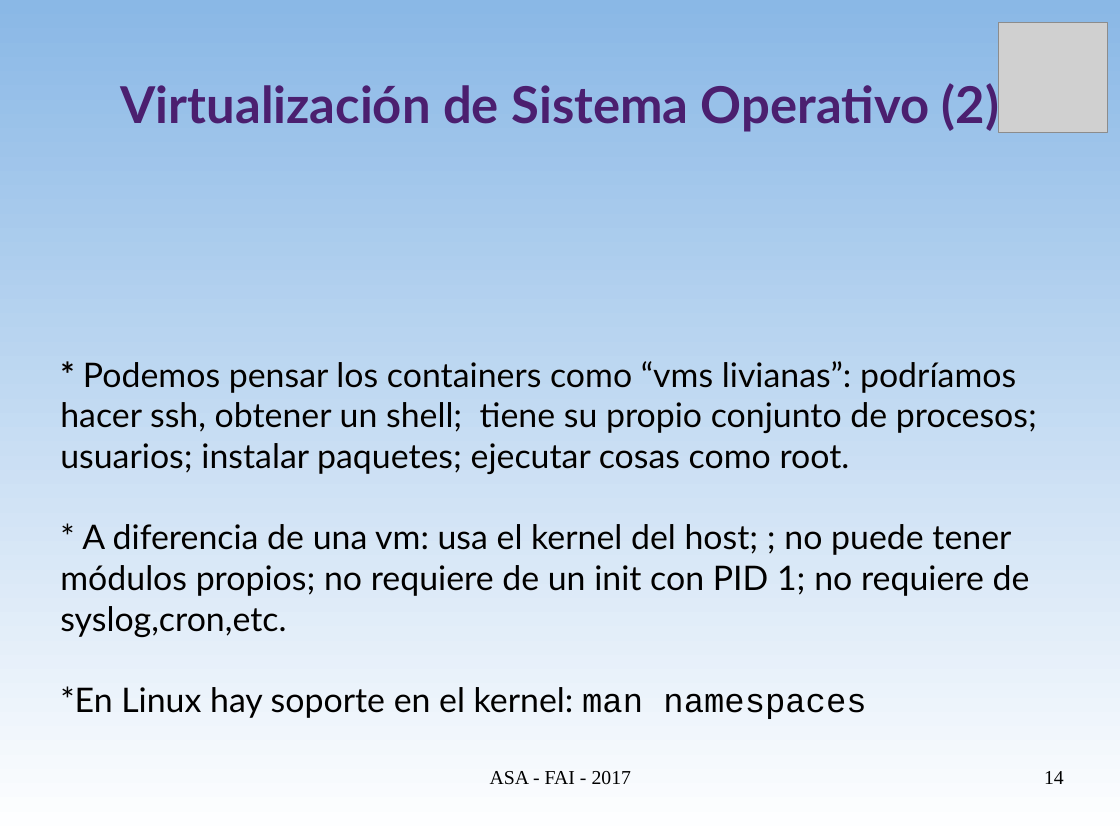
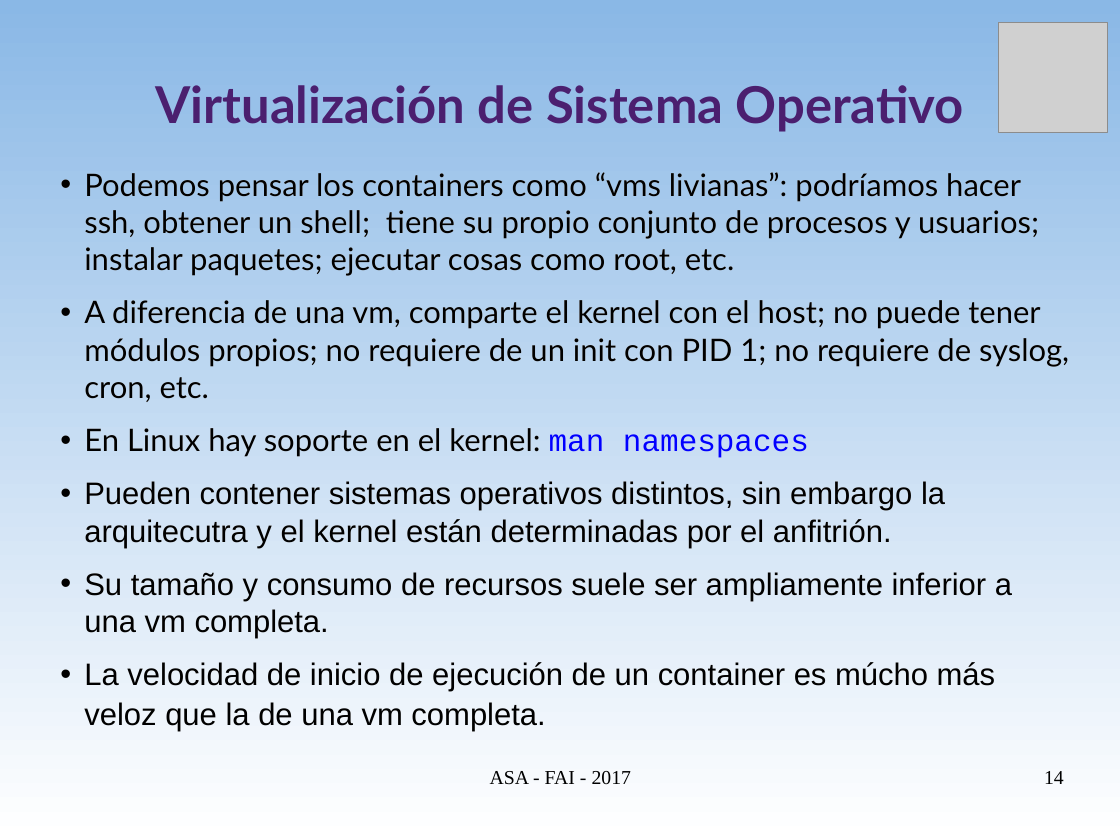
Before and after one commit to niniadcobre/asa, a slide deck: slide 14 of clases/ASA-virt.odp. Drawn at 1120x840 pixels with LibreOffice and Linux fonts; fonts in the diff are those of the drawing; grey boxes stand for pictures. Boxes give left, top, right and bottom in pixels: in the first picture for what was removed or moved away, otherwise in the second. Text is boxed around its words. In the diff, an @@ line names an element or a change of style, - is before the commit and + after.

```diff
--- a/clases/ASA-virt.odp
+++ b/clases/ASA-virt.odp
@@ title at bbox=[155, 85, 965, 132]: text changed @@
-Virtualización de Sistema Operativo (2)
+Virtualización de Sistema Operativo
@@ text at bbox=[84, 172, 1069, 732]: text changed; size 24 to 22 pt @@
-* Podemos pensar los containers como “vms livianas”: podríamos hacer ssh, obtener un shell; tiene su propio conjunto de procesos; usuarios; instalar paquetes; ejecutar cosas como root.
-* A diferencia de una vm: usa el kernel del host; ; no puede tener módulos propios; no requiere de un init con PID 1; no requiere de syslog,cron,etc.
-*En Linux hay soporte en el kernel: man namespaces
+• Podemos pensar los containers como “vms livianas”: podríamos hacer ssh, obtener un shell; tiene su propio conjunto de procesos y usuarios; instalar paquetes; ejecutar cosas como root, etc.
+• A diferencia de una vm, comparte el kernel con el host; no puede tener módulos propios; no requiere de un init con PID 1; no requiere de syslog, cron, etc.
+• En Linux hay soporte en el kernel: man namespaces
+• Pueden contener sistemas operativos distintos, sin embargo la arquitecutra y el kernel están determinadas por el anfitrión.
+• Su tamaño y consumo de recursos suele ser ampliamente inferior a una vm completa.
+• La velocidad de inicio de ejecución de un container es múcho más veloz que la de una vm completa.
```
Also in this commit, not shown: 11 other slides changed, 1 slide added, 16 slides removed, 1 other file.
